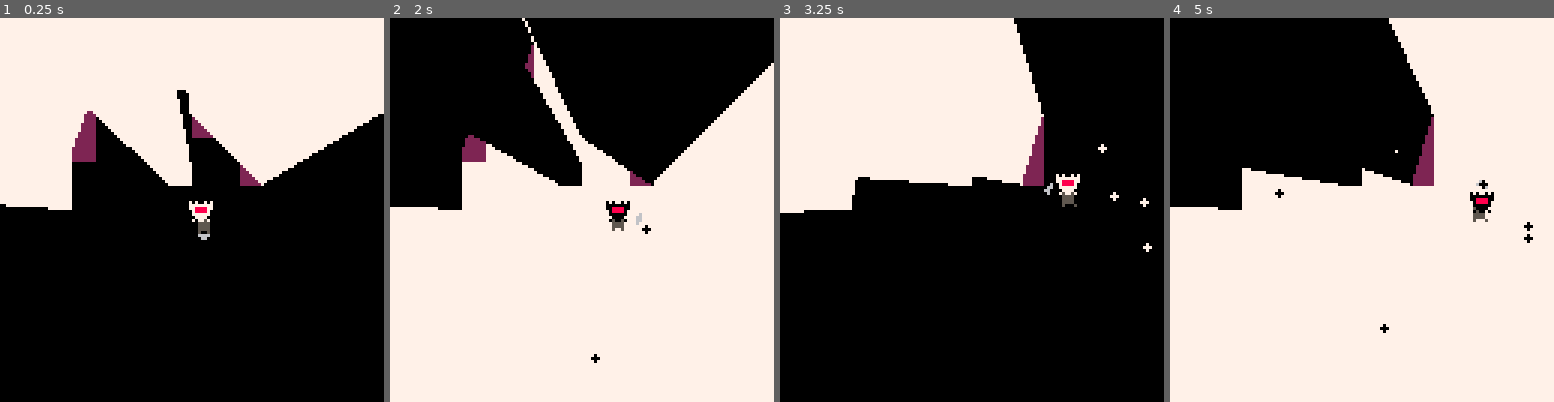
Above: before the commit, frames 1-4 (left to right).
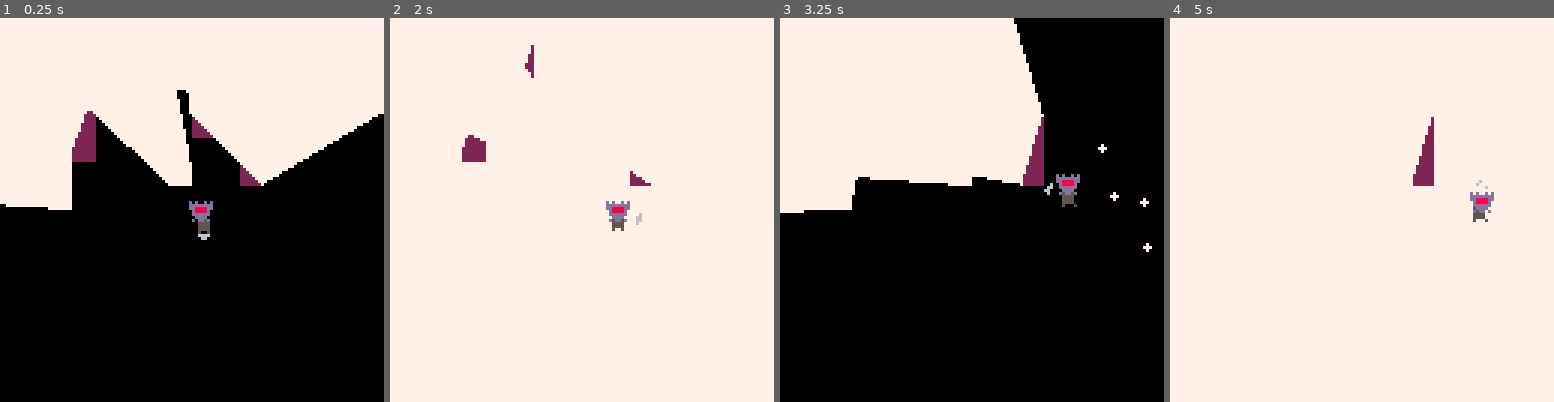
Above: after the commit, the same moments.

Repository: Shishudy/GlobalGameJam2026
Game: PICO-8 cartridge lua/playertest.p8
The game is run twice, just before and just after one commit, with the same random seed, the same clock (stepped at 60 frames per second) and the same inputs.
Inputs:
- Up to frame 1 (0.25 s): no input
- Up to frame 2 (2 s): tap X (X key) at 0.33, 1.07, 1.85 s; tap O (Z key) at 0.7, 1.7 s; hold Right from 1.6 s (still down)
- Up to frame 3 (3.25 s): release Right at 2.1 s; tap O (Z key) at 2.1, 2.5, 2.9 s; hold Up 2.15-2.42 s; hold Right 2.47-3.03 s; tap X (X key) at 2.97 s; hold Left from 3.08 s (still down)
- Up to frame 4 (5 s): tap O (Z key) every 0.4 s from 3.3 to 4.9 s; release Left at 3.58 s; hold Down 3.63-3.97 s; hold Right 4.02-4.68 s; tap X (X key) at 4.08 s; hold Up from 4.73 s (still down)

The runs differ from the first frame. In frame 1, 0.2% of the frame differs, in the area x 49-56%, y 47-54%; in frame 2, 36%, in the area x 0-100%, y 0-90%; in frame 3, 0.2%; in frame 4, 28%.

Commit message:
Mask colors variables

Diff:
--- a/lua/Main.lua
+++ b/lua/Main.lua
@@ -1,10 +1,11 @@
 function _init()
+    init_mask()
     visible_vertices_coroutine = cocreate(coroutine_get_shadow_vertices)
     init_shadow_objects()
 end
 
 function _draw()
-    cls()
+    cls(currentMaskColor)
     map(0, 0, 0, 0, 16, 16)
     draw_shadow()
     drawPlayer()
--- a/lua/Mask.lua
+++ b/lua/Mask.lua
@@ -1,7 +1,14 @@
 inverted = false
 maskFlag = 0
+currentMaskColor = 0
+negativeMaskColor = 1
 
 local prevBTN = false
+
+function init_mask()
+    currentMaskColor = MaskColor1
+    negativeMaskColor = MaskColor2
+end
 
 function update_mask()
     local curBTN = btn(5)
@@ -13,12 +20,13 @@
 
 function activate_mask()
     if (inverted == true) then
-        pal()
         maskFlag = 0
+        currentMaskColor = MaskColor1
+        negativeMaskColor = MaskColor2
     else
-        pal(0, 7, 1)
-        pal(7, 0, 1)
         maskFlag = 1
+        currentMaskColor = MaskColor2
+        negativeMaskColor = MaskColor1
     end
     inverted = not inverted
 end
--- a/lua/playertest.p8
+++ b/lua/playertest.p8
@@ -11,13 +11,13 @@
 #include main.lua
 
 __gfx__
-00000000707007070000000000000000000000000000000000000000000000000000000000000000000000000000000000000000000000000000000000000000
-00000000777777773333333399999999000000000000000000000000000000000000000000000000000000000000000000000000000000000000000000000000
-00700700778888773333333399999dd9000000000000000000000000000000000000000000000000000000000000000000000000000000000000000000000000
-00077000078888703333333300999dd9000000000000000000000000000000000000000000000000000000000000000000000000000000000000000000000000
-00077000077777700939939000999dd9000000000000000000000000000000000000000000000000000000000000000000000000000000000000000000000000
-00700700007777000333333000999dd9000000000000000000000000000000000000000000000000000000000000000000000000000000000000000000000000
-00000000070770700933339000999999000000000000000000000000000000000000000000000000000000000000000000000000000000000000000000000000
+00000000d0d00d0d0000000000000000000000000000000000000000000000000000000000000000000000000000000000000000000000000000000000000000
+00000000dddddddd3333333399999999000000000000000000000000000000000000000000000000000000000000000000000000000000000000000000000000
+00700700dd8888dd3333333399999dd9000000000000000000000000000000000000000000000000000000000000000000000000000000000000000000000000
+000770000d8888d03333333300999dd9000000000000000000000000000000000000000000000000000000000000000000000000000000000000000000000000
+000770000dddddd00939939000999dd9000000000000000000000000000000000000000000000000000000000000000000000000000000000000000000000000
+0070070000dddd000333333000999dd9000000000000000000000000000000000000000000000000000000000000000000000000000000000000000000000000
+000000000d0dd0d00933339000999999000000000000000000000000000000000000000000000000000000000000000000000000000000000000000000000000
 00000000000000000939939000000000000000000000000000000000000000000000000000000000000000000000000000000000000000000000000000000000
 00000000000000000000000000000000000000000000000000000000000000000000000000000000000000000000000000000000000000000000000000000000
 00000000000000000000000000000000000000000000000000000000000000000000000000000000000000000000000000000000000000000000000000000000
